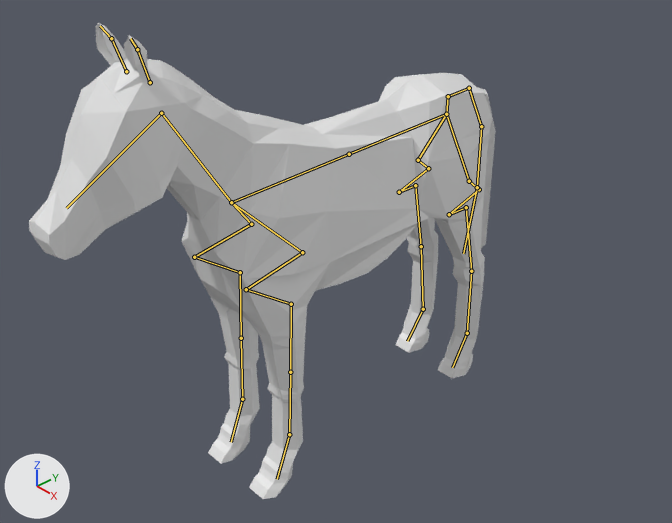
A saved change to the Blender file Creatures_Animals/Horse/Horse.blend.
Camera for both pictures: a 50 mm camera at (9.48, -8.86, 7.16) aimed at (0.81, -0.77, 0.11). The lights are fixed; the arrows at lower left show +X, +Y and +Z. Both versions are drawn at the pose saved in each file; the numbers are the values there. The bones that bend it are drawn over the model as lines.
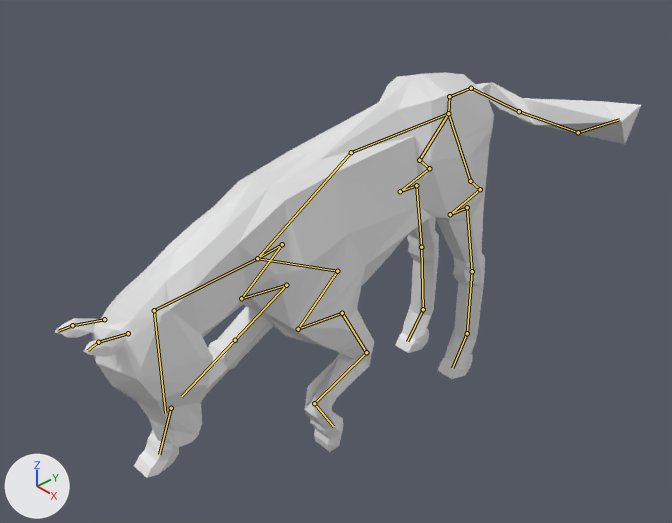
The change, as a list of edits to the scene's bpy script:
```text
Change bone_bone_008:
    where bone_bone_008 = bpy.data.objects['Armature'].pose.bones['Bone.008']  # child of 'Bone'
    bone_bone_008.rotation_quaternion: (1.0, 0.0, 0.0, 0.0) -> (0.974, 0.222, -0.009, -0.04)  # degrees (0, 0, 0) -> degrees (26, 0, -5)
Change bone_bone_001:
    where bone_bone_001 = bpy.data.objects['Armature'].pose.bones['Bone.001']  # child of 'Bone.008'
    bone_bone_001.rotation_quaternion: (1.0, 0.0, 0.0, 0.0) -> (0.958, -0.287, 0.02, -0.013)  # degrees (0, 0, 0) -> degrees (-33, 2, -2)
Change bone_bone_005:
    where bone_bone_005 = bpy.data.objects['Armature'].pose.bones['Bone.005']  # child of 'Bone.004'
    bone_bone_005.rotation_quaternion: (1.0, 0.0, 0.0, 0.0) -> (0.91, 0.0, -0.19, -0.368)  # degrees (0, 0, 0) -> degrees (9, -20, -46)
Change bone_bone_006:
    where bone_bone_006 = bpy.data.objects['Armature'].pose.bones['Bone.006']  # child of 'Bone.005'
    bone_bone_006.rotation_quaternion: (1.0, 0.0, 0.0, 0.0) -> (0.939, 0.0, 0.001, 0.345)  # degrees (0, 0, 0) -> degrees (0, 0, 40)
Change bone_bone_007:
    where bone_bone_007 = bpy.data.objects['Armature'].pose.bones['Bone.007']  # child of 'Bone.006'
    bone_bone_007.rotation_quaternion: (1.0, 0.0, 0.0, 0.0) -> (0.942, 0.0, 0.061, 0.33)  # degrees (0, 0, 0) -> degrees (2, 7, 39)
Change bone_bone_l_013:
    where bone_bone_l_013 = bpy.data.objects['Armature'].pose.bones['Bone_L.013']  # child of 'Bone.010'
    bone_bone_l_013.location: (0.0, 0.0, 0.0) -> (0.0, 0.54, 0.3)
    bone_bone_l_013.rotation_quaternion: (1.0, 0.0, 0.0, 0.0) -> (0.902, 0.432, 0.0, 0.0)  # degrees (0, 0, 0) -> degrees (51, 0, 0)
Change bone_bone_r_013:
    where bone_bone_r_013 = bpy.data.objects['Armature'].pose.bones['Bone_R.013']  # child of 'Bone.010'
    bone_bone_r_013.location: (0.0, 0.0, 0.0) -> (0.0, -1.39, 0.54)
```

Boxes (x1, y1, x2, y2) around the edits, measured in the pictures (672 x 523 px):
'Cube', posed (25% wider, 15% shorter)
    before: (29, 23, 496, 499)
    after: (55, 72, 641, 478)
bone 'Bone.008', root to tip
    before: (349, 154) to (231, 202)
    after: (351, 152) to (257, 258)
bone 'Bone.001', root to tip
    before: (231, 202) to (161, 113)
    after: (257, 258) to (154, 310)
bone 'Bone.005', root to tip
    before: (469, 88) to (481, 126)
    after: (471, 88) to (519, 111)
bone 'Bone.006', root to tip
    before: (481, 126) to (477, 187)
    after: (519, 111) to (578, 132)
bone 'Bone.007', root to tip
    before: (477, 187) to (463, 253)
    after: (578, 132) to (619, 119)
